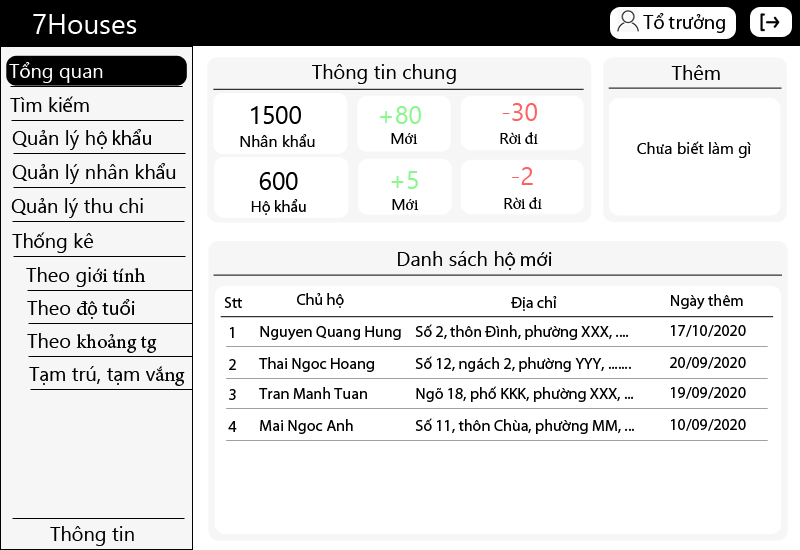
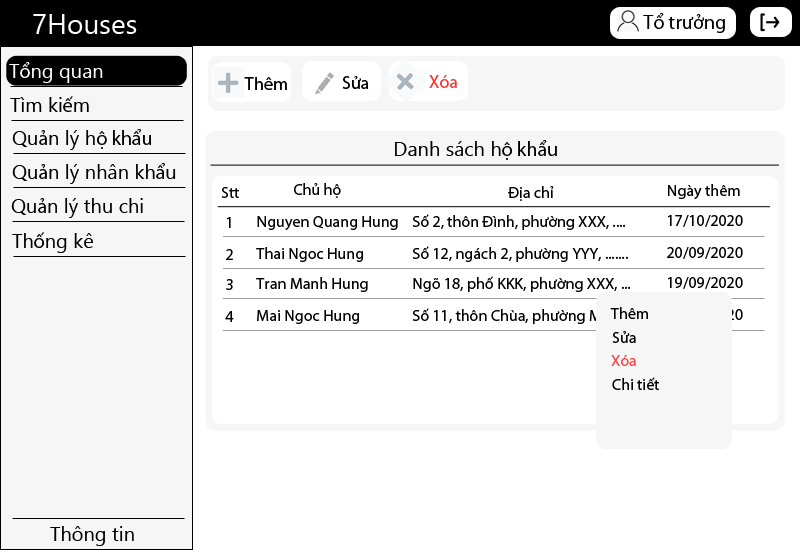
Layers edited between the first and the second 800×550 image:
hid group "Tong Quan" (1st of 2, in "DashBoard") (75 layers) over [left=205, top=56, right=788, bottom=541]
hid group "Tim kiem" (80 layers) over [left=205, top=56, right=788, bottom=541]
added group "QuanlyHoKhau" with 60 layers in group "DashBoard" over [left=205, top=56, right=788, bottom=541]
added group "Tool bar" with 13 layers in group "QuanlyHoKhau" over [left=208, top=56, right=785, bottom=111]
added layer "Shape 22" in group "Tool bar" over [left=208, top=56, right=785, bottom=111]
added group "Kết quả" (2nd of 2, in "DashBoard" › "QuanlyHoKhau") with 44 layers in group "QuanlyHoKhau" over [left=205, top=131, right=785, bottom=449]
added group "Danh sách" (3rd of 3, in "DashBoard" › "QuanlyHoKhau" › "Kết quả") with 39 layers in group "Kết quả" over [left=211, top=175, right=779, bottom=449]
added group "ContextMenu" with 5 layers in group "Danh sách" over [left=596, top=292, right=732, bottom=449]
added layer "Shape 21" in group "ContextMenu" over [left=596, top=292, right=732, bottom=449]
added group "List" (3rd of 3, in "DashBoard" › "QuanlyHoKhau" › "Kết quả" › "Danh sách") with 24 layers in group "Danh sách" over [left=223, top=214, right=765, bottom=331]
added layer "Shape 12" (3rd of 3, in "DashBoard" › "QuanlyHoKhau" › "Kết quả" › "Danh sách") in group "Danh sách" over [left=211, top=175, right=779, bottom=424]
added group "Title" (5th of 5, in "DashBoard" › "QuanlyHoKhau" › "Kết quả") with 3 layers in group "Kết quả" over [left=205, top=131, right=785, bottom=431]
added layer "Shape 9" (3rd of 3, in "DashBoard" › "QuanlyHoKhau" › "Kết quả" › "Title") in group "Title" over [left=205, top=131, right=785, bottom=431]
added layer "Layer 7" (3rd of 3, in "DashBoard" › "QuanlyHoKhau") in group "QuanlyHoKhau" over [left=205, top=56, right=788, bottom=541]
…and 54 more changes (48 added, 2 moved_by, 1 renamed, 4 visibility)
